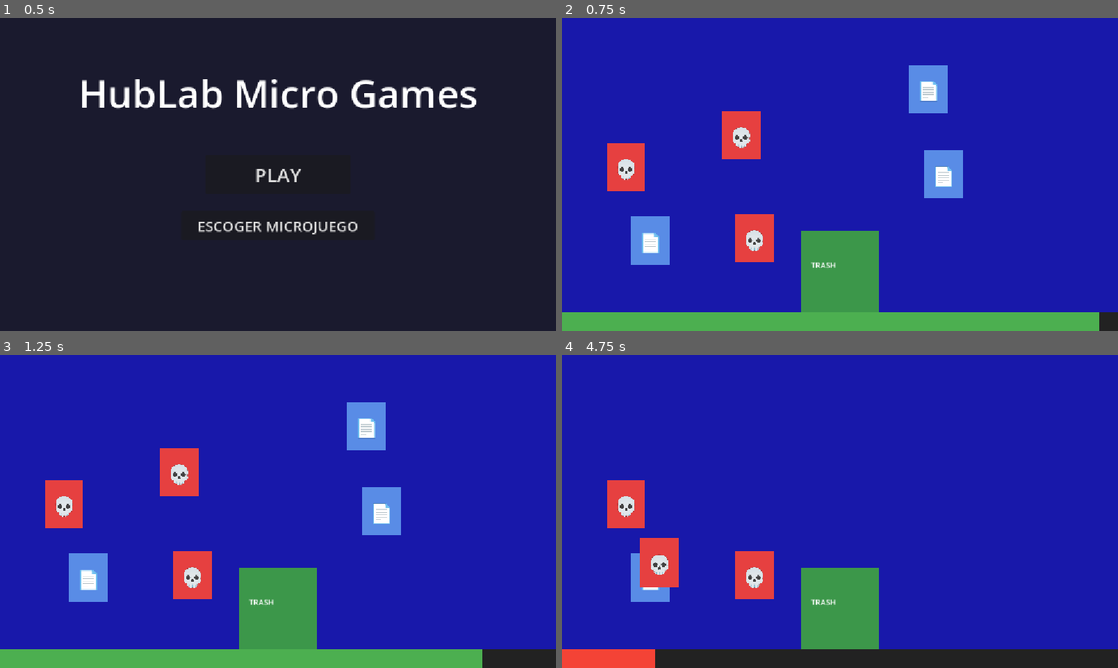
Above: before the commit, frames 1-4 (two rows, left to right).
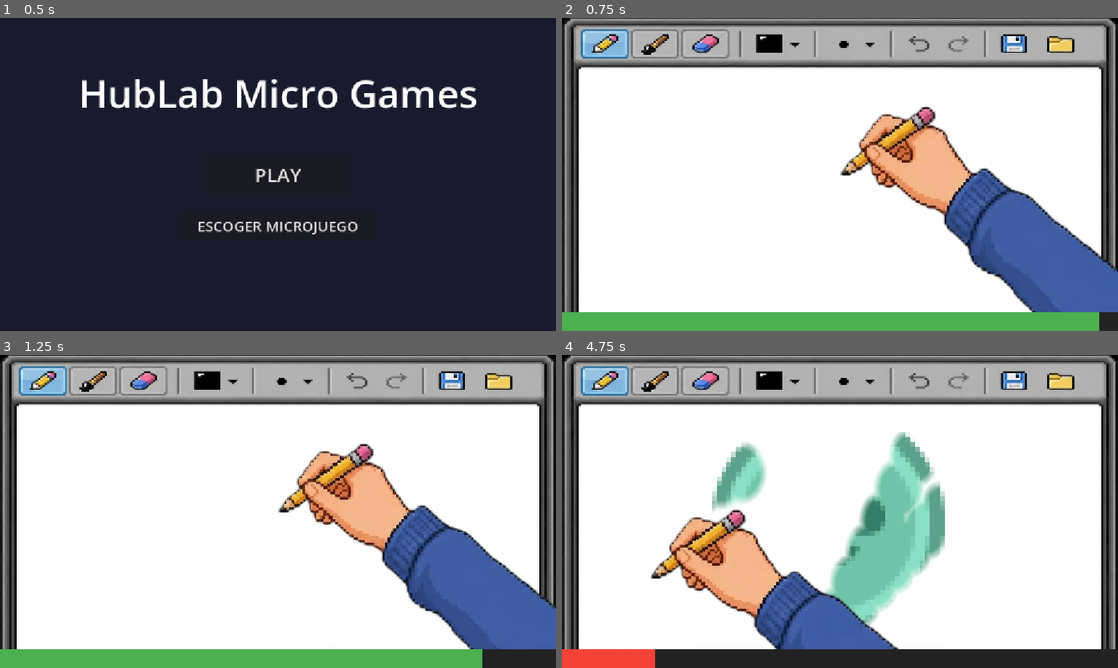
Above: after the commit, the same moments.

Repository: Vigoreum/prototype
Game: Godot game, scene res://menus/main_menu.tscn
The game is run twice, just before and just after one commit, with the same random seed, the same clock (stepped at 60 frames per second) and the same inputs.
Inputs (mouse positions are in pixels of both pictures, inside the frame that each line leads up to):
- Up to frame 1 (0.5 s): no input
- Up to frame 2 (0.75 s): click "PLAY" at 0.5 s
- Up to frame 3 (1.25 s): no input
- Up to frame 4 (4.75 s): drag from (945, 511) to (840, 614) at 1.27 s; drag from (928, 426) to (840, 614) at 2.02 s; move the mouse to (650, 577) at 2.77 s; hold Space (space_bar) 2.78-3.5 s; click (650, 577) at 2.92 s; drag from (739, 470) to (628, 505) at 3.52 s; drag from (628, 505) to (650, 577) at 4.27 s

Frame 1 is identical in both runs. In frame 2, 94% of the frame differs, in the area x 0-100%, y 0-94%; in frame 3, 94%; in frame 4, 94%.

Commit message:
added wake_up on play (main menu)

Diff:
--- a/autoloads/game_manager.gd
+++ b/autoloads/game_manager.gd
@@ -4,7 +4,9 @@
 const MICROGAME_SCENES: Array[String] = [
 	"res://microgames/usb/usb.tscn",
 	"res://microgames/delete/delete.tscn",
-	"res://microgames/draw/draw.tscn"
+	"res://microgames/draw/draw.tscn",
+	"res://microgames/wake_up/wake_up_microgame.tscn"
+
 ]
 
 const MAIN_MENU_SCENE: String = "res://menus/main_menu.tscn"
--- a/microgames/wake_up/wake_up.gd
+++ b/microgames/wake_up/wake_up.gd
@@ -8,9 +8,12 @@
 @onready var energy_bar_background: ColorRect = $EnergyBarBackground
 @onready var energy_bar_fill: ColorRect = $EnergyBarFill
 
+const TimerBarScene: PackedScene = preload("res://menus/timer_bar.tscn")
+
 # Estado
 var current_energy: float = 0.0
 var has_reached_max: bool = false
+var timer_bar: Control = null
 
 
 func _ready() -> void:
@@ -18,7 +21,22 @@
 	energy_bar_fill.size.x = energy_bar_background.size.x
 	energy_bar_fill.position.x = energy_bar_background.position.x
 	_update_bar_visual()
+	if GameManager.is_in_play_mode:
+		_setup_timer_bar()
 
+
+func _setup_timer_bar() -> void:
+	timer_bar = TimerBarScene.instantiate()
+	# Agregar la barra como hijo de un CanvasLayer para que se vea sobre todo
+	var canvas: CanvasLayer = CanvasLayer.new()
+	add_child(canvas)
+	canvas.add_child(timer_bar)
+	timer_bar.time_up.connect(_on_time_up)
+	timer_bar.start(GameManager.get_microgame_duration())
+
+
+func _on_time_up() -> void:
+	GameManager.microgame_finished()
 
 func _process(delta: float) -> void:
 	if current_energy > 0:
